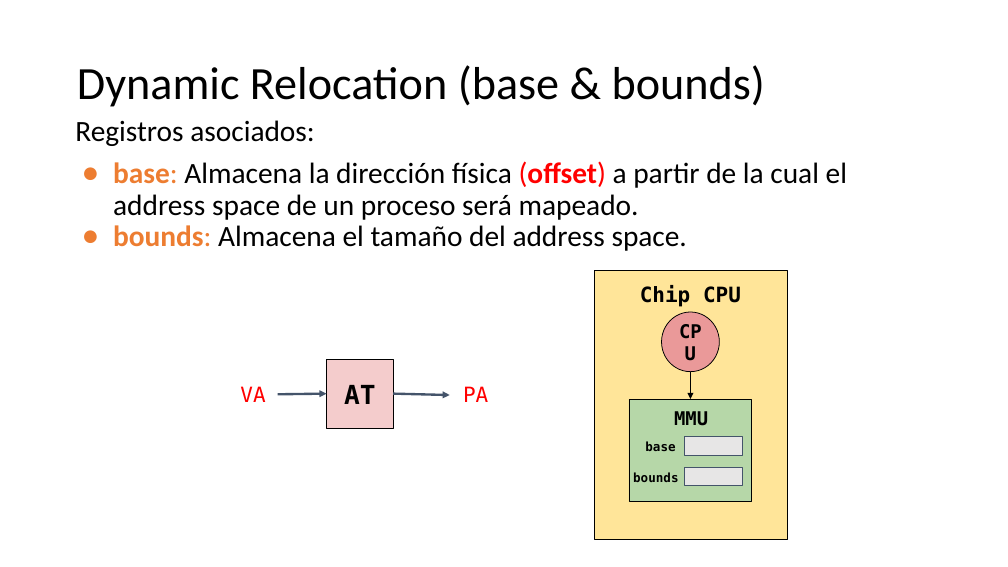
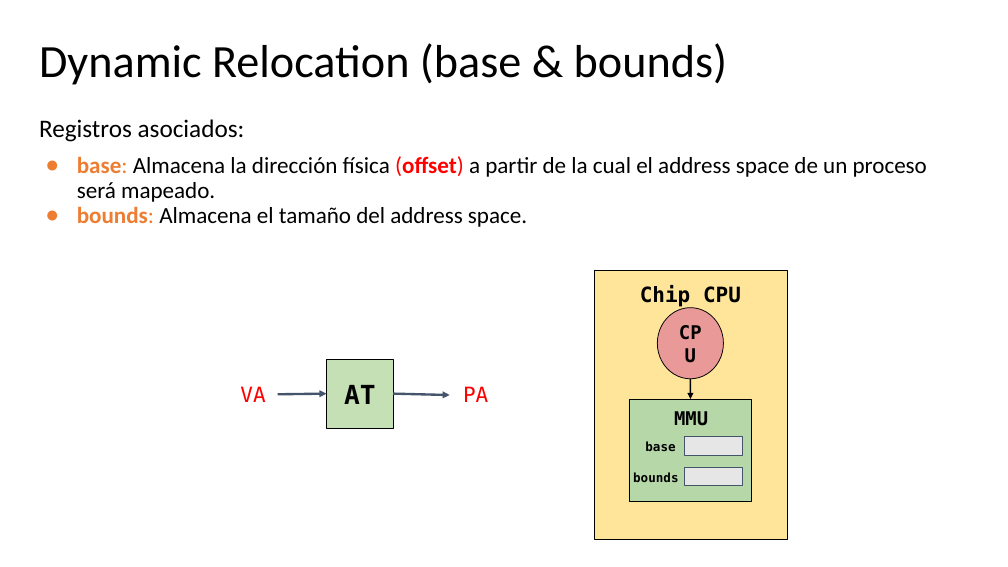
Before and after one commit to udea-so/apuntes_2026-2_SO-virtual, a slide deck: slide 4 of clase_09/SO_apuntes_clase9.pptx. Drawn at 1008x567 pixels with LibreOffice and Linux fonts; fonts in the diff are those of the drawing. Boxes give left, top, right and bottom in pixels: in the first picture for what was removed or moved away, otherwise in the second. Text is boxed around its words. In the diff, an @@ line names an element or a change of style, - is before the commit and + after.

```diff
--- a/clase_09/SO_apuntes_clase9.pptx
+++ b/clase_09/SO_apuntes_clase9.pptx
@@ title "Dynamic Relocation (base & bounds)": place and size @@
-title "Dynamic Relocation (base & bounds)" at (77, 65, 765, 107)
+title "Dynamic Relocation (base & bounds)" at (39, 43, 727, 85)
@@ text "Registros asociados:": place and size @@
-text "Registros asociados:" at (75, 120, 847, 251)
+text "Registros asociados:" at (39, 119, 927, 227)
@@ text "Registros asociados:" at (39, 119, 927, 227): size 28 to 24 pt in "Registros asociados:"; size 28 to 22 pt in "base: Almacena la dirección física (offset) a ...", "bounds: Almacena el tamaño del address space." @@
@@ ellipse "CPU": place and size @@
-ellipse "CPU" at (662, 312, 719, 372)
+ellipse "CPU" at (657, 308, 723, 379)
@@ rectangle "AT" at (327, 359, 393, 429): fill #F4CCCC to #C5E0B4 @@
@@ arrow moved from (690, 372) - (690, 399) to (690, 379) - (690, 399) @@
```
Also in this commit, not shown: 46 other slides changed, 12 slides added, 1 slide removed, 6 other files.
